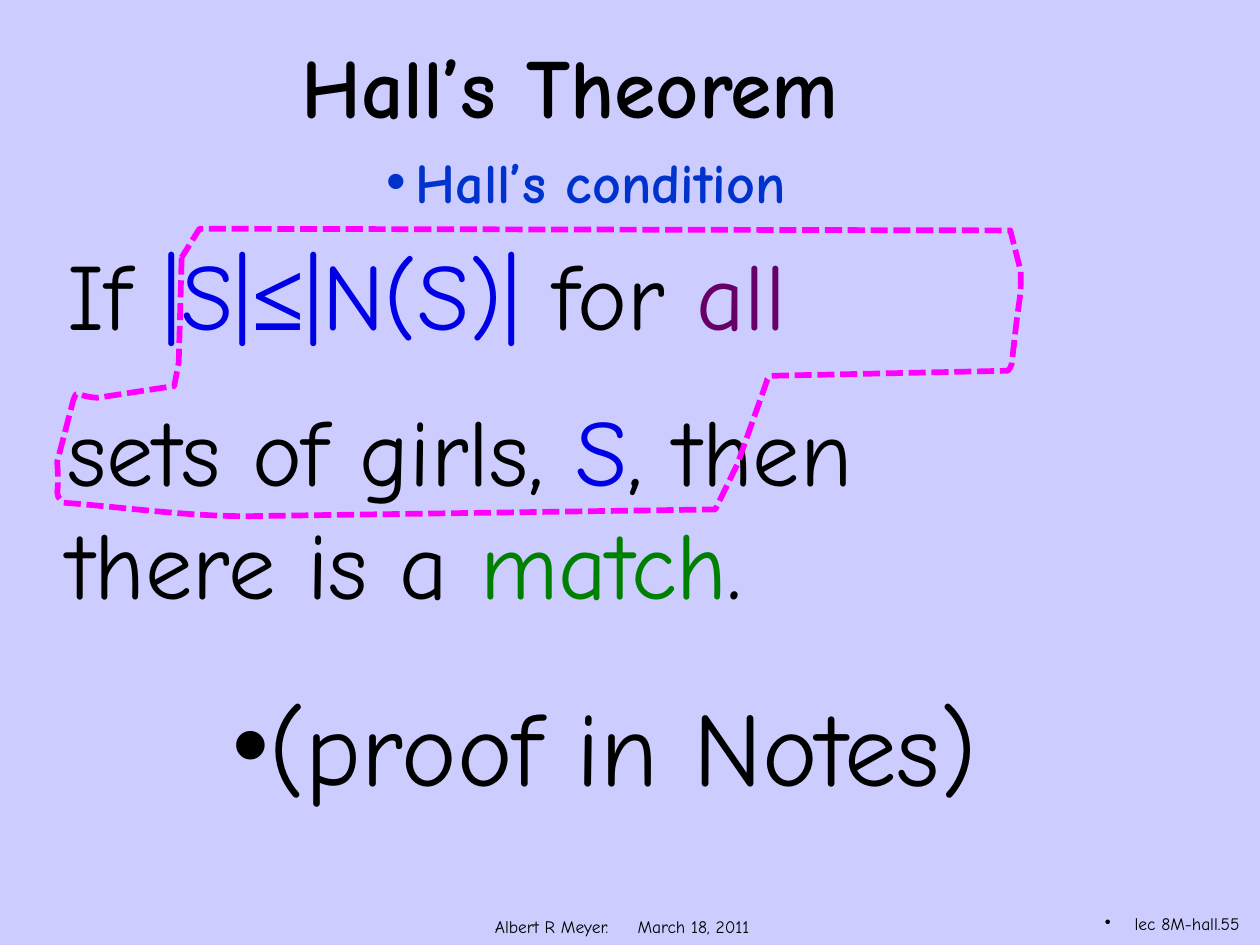
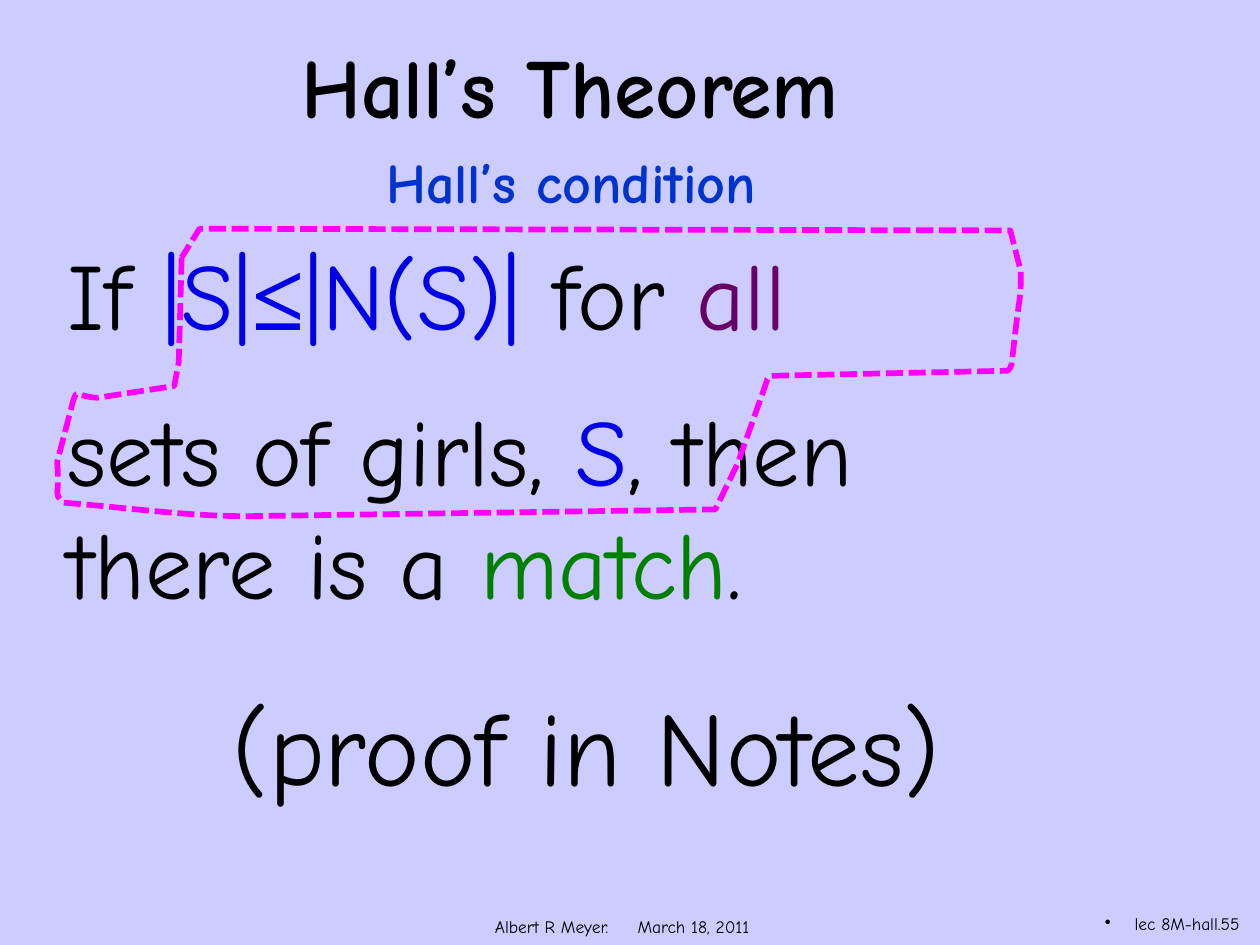
Before and after one commit to armeyer/mcs_web, a slide deck: slide 55 of fall11/slidesF11/slides8w.pptx. Drawn at 1260x945 pixels with LibreOffice and Linux fonts; fonts in the diff are those of the drawing; background and template pictures are left out. Boxes give left, top, right and bottom in pixels: in the first picture for what was removed or moved away, otherwise in the second. Text is boxed around its words. In the diff, an @@ line names an element or a change of style, - is before the commit and + after.

```diff
--- a/fall11/slidesF11/slides8w.pptx
+++ b/fall11/slidesF11/slides8w.pptx
@@ text "Hall’s condition" at (x1=386, y1=164, x2=756, y2=204): bullet • to none @@
@@ text "(proof in Notes)" at (x1=233, y1=703, x2=940, y2=807): bullet • to none @@
```
Also in this commit, not shown: 13 other slides changed.
